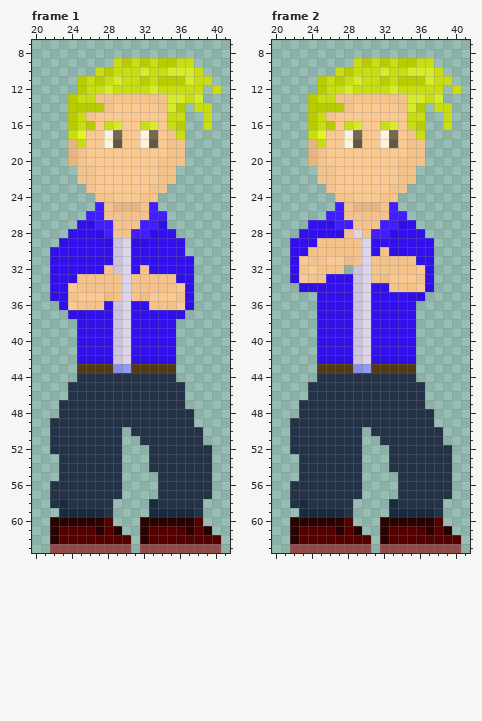
Pixel-art file, stored at Assets/art/MainCharacters/Liam/ATTEMPT3/Combat/liamPainR.aseprite. Above, as it was before the edit.
64x64 pixels, 5 frames. Pixels under 10% opacity are left out. Colours within 5 levels of each other are drawn and written as one. Shown: frame 1: x 20..41, y 7..63; frame 2: x 20..41, y 7..63. The commit also changed other frames, which this record leaves out.
Now the later version:
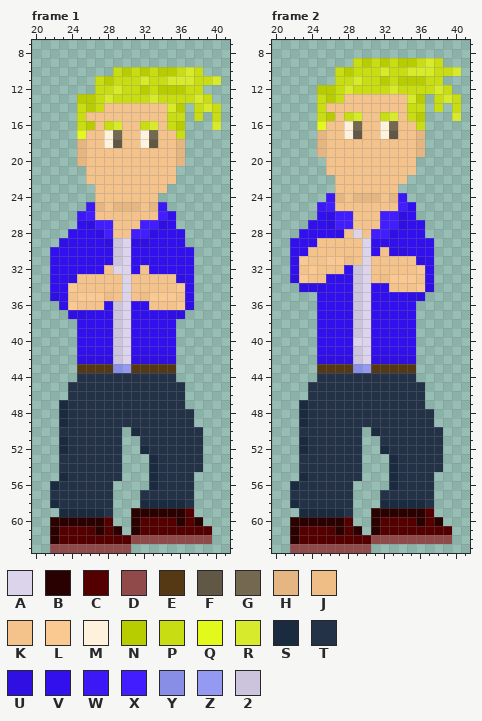
Palette (. is transparent): A #dcd4eb  B #2a0101  C #540000  D #914a4a  E #553814  F #605745  G #746850  H #e5b682  J #efbd86  K #f4c38b  L #fac891  M #fef2dc  N #b8cd00  P #c9dd13  Q #e3f91c  R #d7eb2c  S #1a2a3f  T #233247  U #2f0fe1  V #320fed  W #3c18f7  X #411dff  Y #888de6  Z #9499f1  2 #ccc3dd
From old to new:
--- frame 1
@@ x 20..41 @@
  8 ......................
- 9 .........PNPNPNNPP....
-10 .......PNPPPRPPRRRP...
-11 .....NPNPRPPNPNNNRPP..
-12 .....NPPRPPPPRPPPPP.P.
-13 ....NPPKKKKKKKKRRPR...
-14 ....NNNNKLLLLLKRN.PP..
-15 ....NPKLLLLLLLLPP..P..
-16 ....NPNLPRLLPRLPN..P..
-17 ....PQLLMGLLMGLKP.....
-18 ....HPLLMFLLMFLKK.....
-19 ....HKLLLLLLLLLKK.....
-20 ....HKLLLLLLLLKKK.....
-21 .....KKLLLLLLLKK......
-22 .....KKLLLLLLLKK......
-23 ......KLLLLLLKK.......
-24 .......KKLLLKK........
-25 .......XKHHHKX........
-26 ......XXKKKKKXX.......
-27 .....VUXXKKKXXU.......
-28 ....VVVUXKKXXUVV......
+ 9 ......................
+10 .........PNPNPNNPRP...
+11 .......PNPPPRPPRRRPPR.
+12 .......PPRPPNPNNNPP...
+13 .....NNPRPPPPRPPPPRP..
+14 .....PNPKKKKKKKRN.PRP.
+15 .....PKKKKKKKKKPP.P.P.
+16 .....PNKPRKKPRKPN...R.
+17 .....QKKMGKKMGKKP.....
+18 .....HKKMFKKMFKKH.....
+19 .....HKKKKKKKKKKH.....
+20 .....HKKKKKKKKKKH.....
+21 ......KKKKKKKKKK......
+22 ......KKKKKKKKKK......
+23 .......KKKKKKKK.......
+24 .......KKKKKKK........
+25 ......WHKHHHKHW.......
+26 .....WXKKKKKKKXV......
+27 .....VUXXKKKXXUV......
+28 ....VVVUXKKXXUVVV.....
 29 ...UVVVVU2AUUVVVV.....
-30 ..VVVVVVV2AVVVVVV.....
+30 ..VVVVVVV2AVVVVVVV....
 31 ..VVVVVVV2AVVVVVVV....
-32 ..VVVVVVK2AVKVVVVV....
+32 ..VVVVVVKAAVKVVVVV....
 33 ..VVUKKKKKAKKKKKUV....
@@ x 20..41 @@
 46 ....TTTTTTTTTTTTT.....
-47 ...TTTTTTTTTTTTTT.....
-48 ...TTTTTTTTTTTTTTT....
-49 ..TTTTTTTTTTTTTTTT....
-50 ..TTTTTTTT.TTTTTTTT...
-51 ..TTTTTTTT..TTTTTTT...
-52 ..TTTTTTTT...TTTTTTT..
-53 ...TTTTTTT...TTTTTTT..
-54 ...TTTTTTT...TTTTTTT..
-55 ...TTTTTTT....TTTTTT..
-56 ..TTTTTTTT....TTTTTT..
-57 ..TTTTTTTT....TTTTTT..
-58 ..TSTTTTT....STTTTT...
-59 ...SSSSST....SSSSST...
-60 ..BBBBBBC...BBBBBBC...
-61 ..BCCCCBCB..BCCCCBCB..
-62 ..BCCCCCCCC.BCCCCCCCC.
-63 ..DDDDDDDDD.DDDDDDDDD.
+47 ...STTTTTTTTTTTTT.....
+48 ...STTTTTTTTTTTTTT....
+49 ...STTTTTTTTTTTTTT....
+50 ...TTTTTTT.STTTTTTT...
+51 ...STTTTTT..TTTTTTT...
+52 ...STTTTTT..STTTTTT...
+53 ...TTTTTTT...STTTTT...
+54 ...TTTTTTT...STTTTT...
+55 ...STTTTTT...STTTT....
+56 ..STTTTTT....STTTT....
+57 ..TTTTTTT...TTTTTT....
+58 ..STTTTTT...SSSSST....
+59 ...SSSSST..BBBBBBC....
+60 ..BBBBBBC..BCCCCBCB...
+61 ..BCCCCBCB.BCCCCCCCC..
+62 ..BCCCCCCCCDDDDDDDDD..
+63 ..DDDDDDDDD...........
--- frame 2
@@ x 20..41 @@
  8 ......................
- 9 .........PNPNPNNPP....
-10 .......PNPPPRPPRRRP...
-11 .....NPNPRPPNPNNNRPP..
-12 .....NPPRPPPPRPPPPP.P.
-13 ....NPPKKKKKKKKRRPR...
-14 ....NNNNKLLLLLKRN.PP..
-15 ....NPKLLLLLLLLPP..P..
-16 ....NPNLPRLLPRLPN..P..
-17 ....PQLLMGLLMGLKP.....
-18 ....HPLLMFLLMFLKK.....
-19 ....HKLLLLLLLLLKK.....
-20 ....HKLLLLLLLLKKK.....
-21 .....KKLLLLLLLKK......
-22 .....KKLLLLLLLKK......
-23 ......KLLLLLLKK.......
-24 .......KKLLLKK........
-25 .......XKHHHKX........
-26 ......XXKKKKKXX.......
-27 ....VVUXXKKKXXUV......
+ 9 .........PNPNPNNPRP...
+10 .......PNPPPRPPRRRPPR.
+11 .......PPRPPNPNNNPP...
+12 .....NNPRPPPPRPPPPRP..
+13 .....PNPKKKKKKKRN.PRP.
+14 .....PKKKKKKKKKPP.P.P.
+15 .....PNKPRKKPRKPN...R.
+16 .....QKKMGKKMGKKP.....
+17 .....HKKMFKKMFKKH.....
+18 .....HKKKKKKKKKKH.....
+19 .....HKKKKKKKKKKH.....
+20 ......KKKKKKKKKK......
+21 ......KKKKKKKKKK......
+22 .......KKKKKKKK.......
+23 .......KKKKKKK........
+24 ......WHKHHHKHW.......
+25 .....WXKKKKKKKXV......
+26 .....VUXXKKKXXUV......
+27 ....VVUXXKKKXXUVV.....
 28 ...VVVVUKAKXXUVVV.....
@@ x 26..30 @@
 31 LLJKA
-32 KK.2A
+32 KKV2A
 33 VVV2A
@@ x 27..31 @@
 39 VV2AV
-40 VV2AV
+40 VVAAV
 41 VV2AV
@@ x 20..41 @@
 46 ....TTTTTTTTTTTTT.....
-47 ...TTTTTTTTTTTTTT.....
-48 ...TTTTTTTTTTTTTTT....
-49 ..TTTTTTTTTTTTTTTT....
-50 ..TTTTTTTT.TTTTTTTT...
-51 ..TTTTTTTT..TTTTTTT...
-52 ..TTTTTTTT...TTTTTTT..
-53 ...TTTTTTT...TTTTTTT..
-54 ...TTTTTTT...TTTTTTT..
-55 ...TTTTTTT....TTTTTT..
-56 ..TTTTTTTT....TTTTTT..
-57 ..TTTTTTTT....TTTTTT..
-58 ..TSTTTTT....STTTTT...
-59 ...SSSSST....SSSSST...
-60 ..BBBBBBC...BBBBBBC...
-61 ..BCCCCBCB..BCCCCBCB..
-62 ..BCCCCCCCC.BCCCCCCCC.
-63 ..DDDDDDDDD.DDDDDDDDD.
+47 ...STTTTTTTTTTTTT.....
+48 ...STTTTTTTTTTTTTT....
+49 ...STTTTTTTTTTTTTT....
+50 ...TTTTTTT.STTTTTTT...
+51 ...STTTTTT..TTTTTTT...
+52 ...STTTTTT..STTTTTT...
+53 ...TTTTTTT...STTTTT...
+54 ...TTTTTTT...STTTTT...
+55 ...STTTTTT...STTTT....
+56 ..STTTTTT....STTTT....
+57 ..TTTTTTT...TTTTTT....
+58 ..STTTTTT...SSSSST....
+59 ...SSSSST..BBBBBBC....
+60 ..BBBBBBC..BCCCCBCB...
+61 ..BCCCCBCB.BCCCCCCCC..
+62 ..BCCCCCCCCDDDDDDDDD..
+63 ..DDDDDDDDD...........
